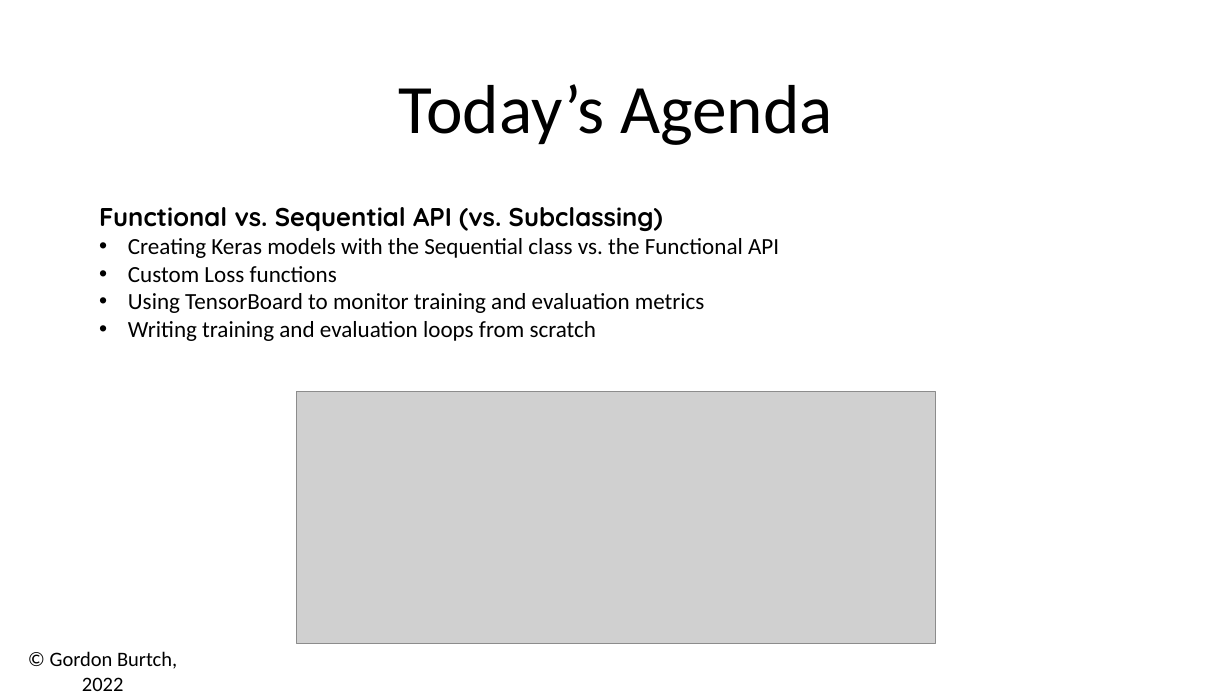
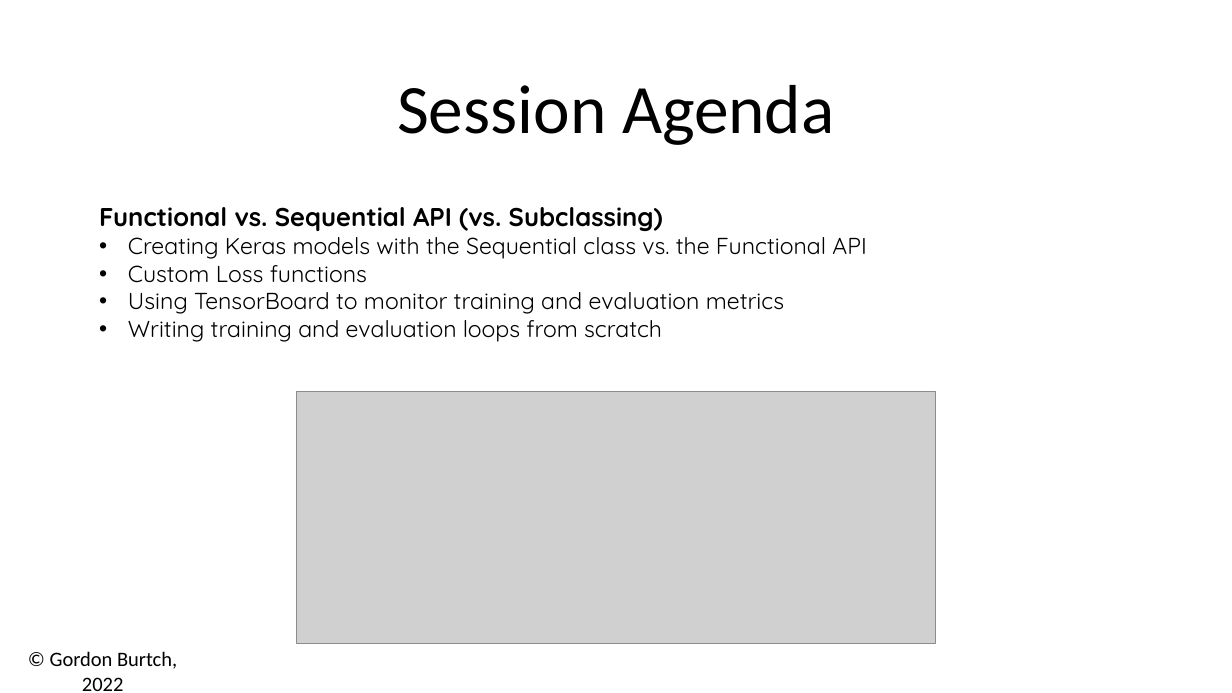
Before and after one commit to gburtch/NYU---ModernAI, a slide deck: slide 2 of Session 4-5/04 - 1 - FunctionalAPI.pptx. Drawn at 1232x693 pixels with LibreOffice and Linux fonts; fonts in the diff are those of the drawing; grey boxes stand for pictures. Boxes give left, top, right and bottom in pixels: in the first picture for what was removed or moved away, otherwise in the second. Text is boxed around its words. In the diff, an @@ line names an element or a change of style, - is before the commit and + after.

```diff
--- a/Session 4-5/04 - 1 - FunctionalAPI.pptx
+++ b/Session 4-5/04 - 1 - FunctionalAPI.pptx
@@ text at (x1=397, y1=85, x2=834, y2=145): text changed @@
-Today’s Agenda
+Session Agenda
@@ text at (x1=128, y1=230, x2=866, y2=342): font Calibri to Quicksand in "Creating Keras models with the Sequential class ...", "Custom Loss functions", "Using TensorBoard to monitor training and evaluation ...", "Writing training and evaluation loops from scratch" @@
```
Also in this commit, not shown: 9 other slides changed, 1 slide removed, 26 other files.
